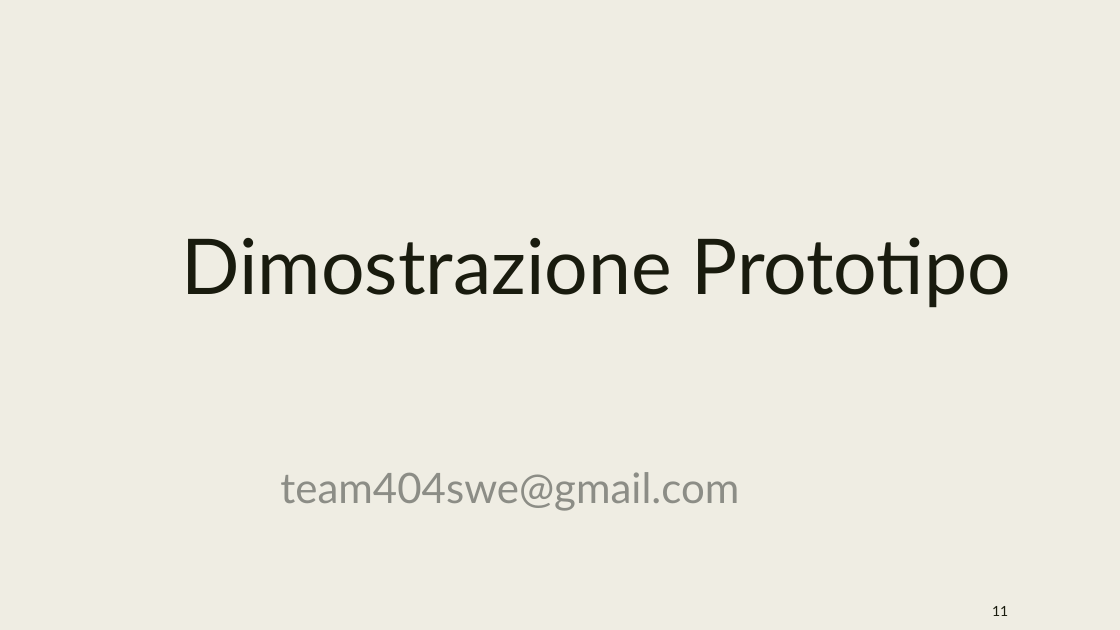
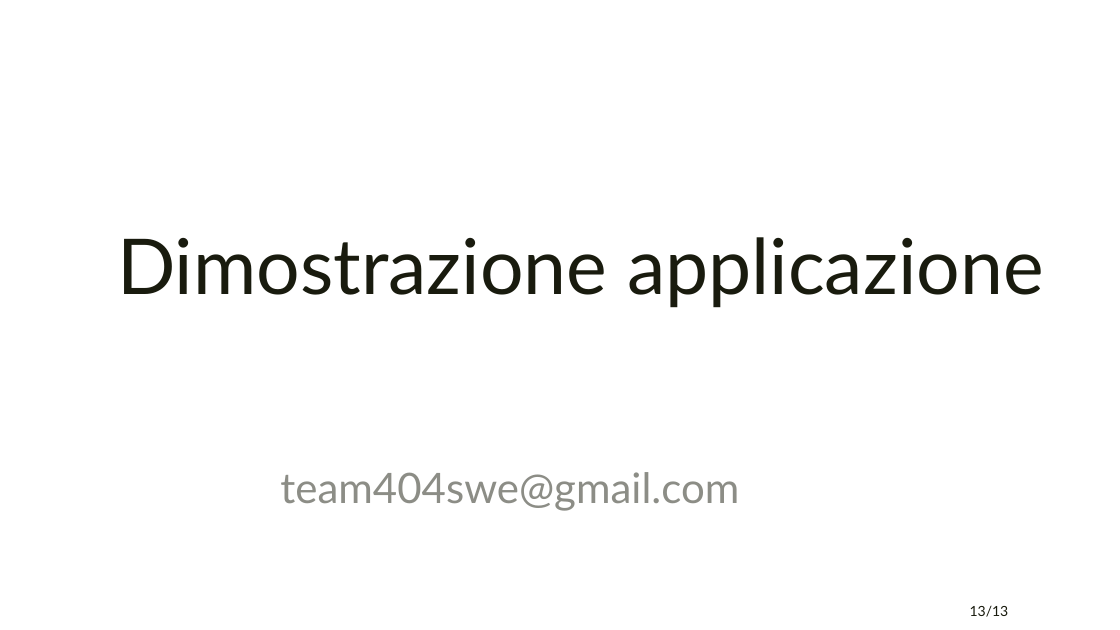
Before and after one commit to team404swe/Documenti, a slide deck: slide 14 of presentazione/RA/presentazioneRA.pptx (slide 12 before the commit). Drawn at 1120x630 pixels with LibreOffice and Linux fonts; fonts in the diff are those of the drawing. Boxes give left, top, right and bottom in pixels: in the first picture for what was removed or moved away, otherwise in the second. Text is boxed around its words. In the diff, an @@ line names an element or a change of style, - is before the commit and + after.

```diff
--- a/presentazione/RA/presentazioneRA.pptx
+++ b/presentazione/RA/presentazioneRA.pptx
@@ background #EFEDE3 to #FFFFFF @@
@@ title at box(117, 237, 1044, 307): text changed @@
-Dimostrazione Prototipo
+Dimostrazione applicazione
@@ page number at box(970, 606, 1009, 617): text changed @@
-11
+13/13
```
Also in this commit, not shown: 10 other slides changed, 3 slides added, 1 slide removed.
